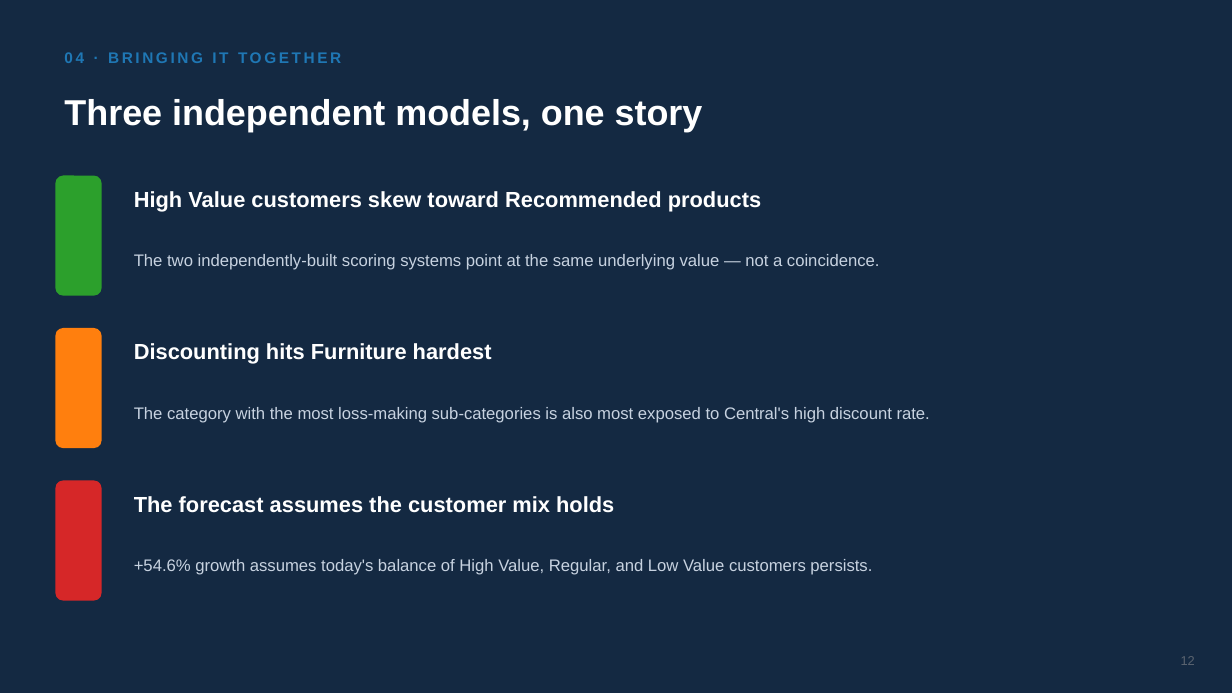
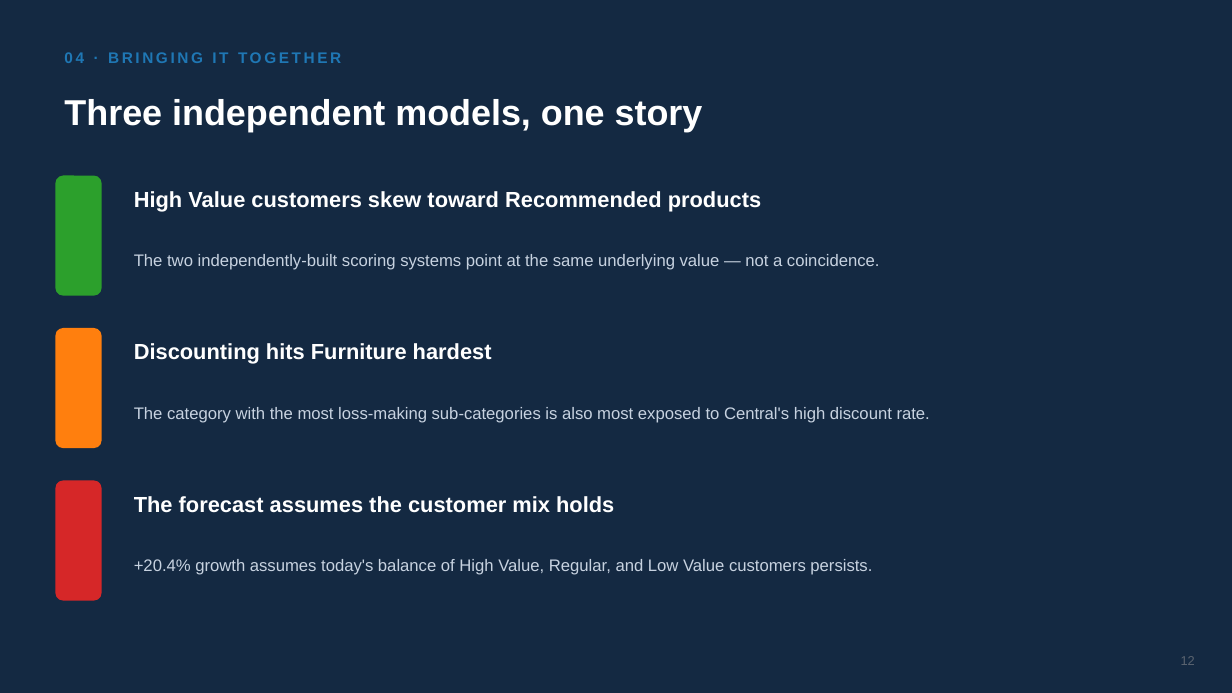
Before and after one commit to RaipallyArjun/Retail-Intelligence-Platform, a slide deck: slide 13 of reports/Presentation.pptx. Drawn at 1232x693 pixels with LibreOffice and Linux fonts; fonts in the diff are those of the drawing. Boxes give left, top, right and bottom in pixels: in the first picture for what was removed or moved away, otherwise in the second. Text is boxed around its words. In the diff, an @@ line names an element or a change of style, - is before the commit and + after.

```diff
--- a/reports/Presentation.pptx
+++ b/reports/Presentation.pptx
@@ text at (x1=134, y1=559, x2=872, y2=575): text changed @@
-+54.6% growth assumes today's balance of High Value, Regular, and Low Value customers persists.
++20.4% growth assumes today's balance of High Value, Regular, and Low Value customers persists.
```
Also in this commit, not shown: 6 other slides changed, 3 other files.
